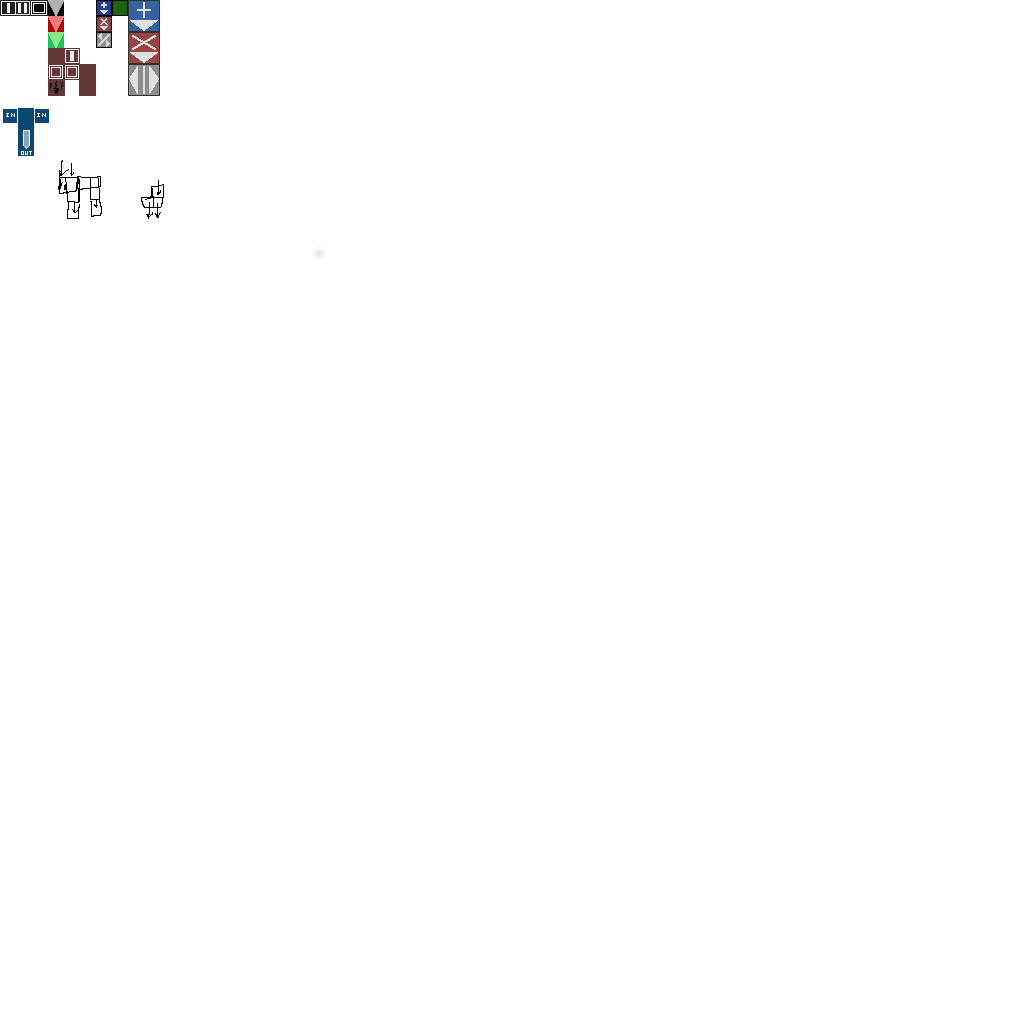
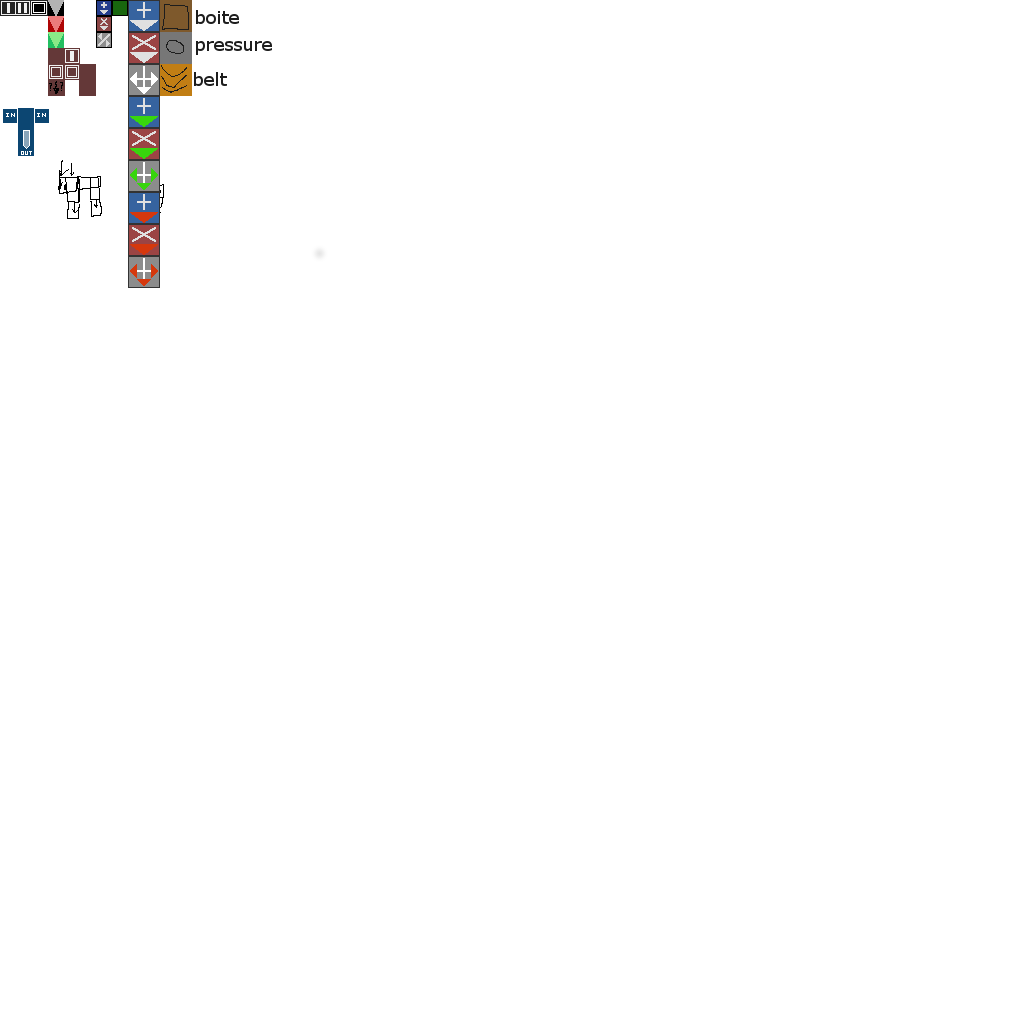
Layer changes from the first 1024px x 1024px image to the second:
added layer "belt" above "pressure" over [194, 72, 227, 86]
added layer "pressure" above "boite" over [196, 41, 272, 55]
added layer "boite" above "big" over [196, 10, 239, 24]
painted on "big" over [128, 0, 192, 288]
